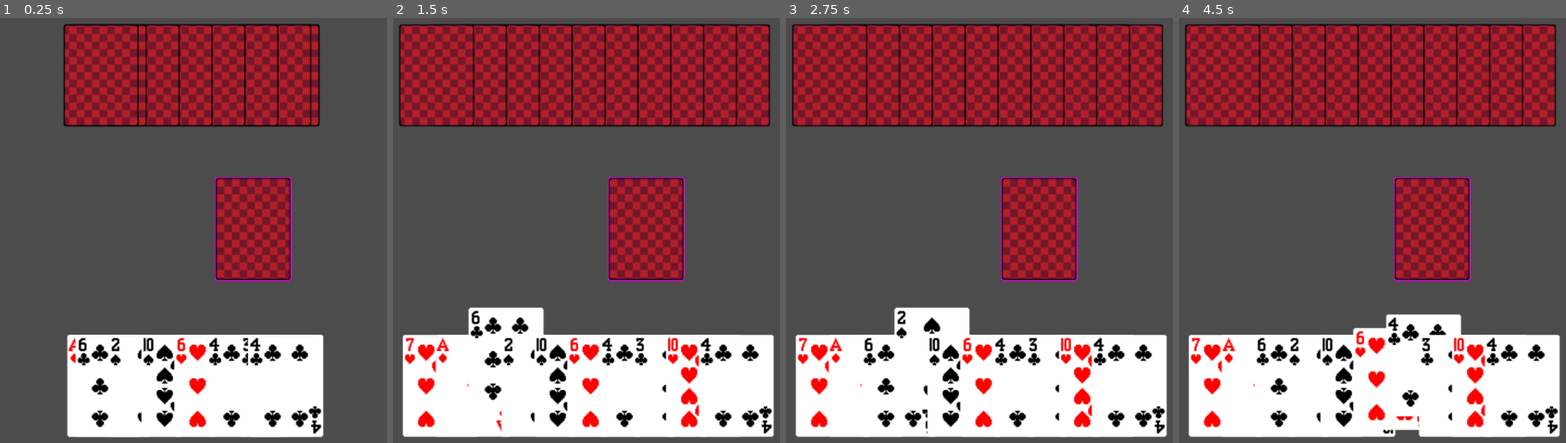
Above: before the commit, frames 1-4 (left to right).
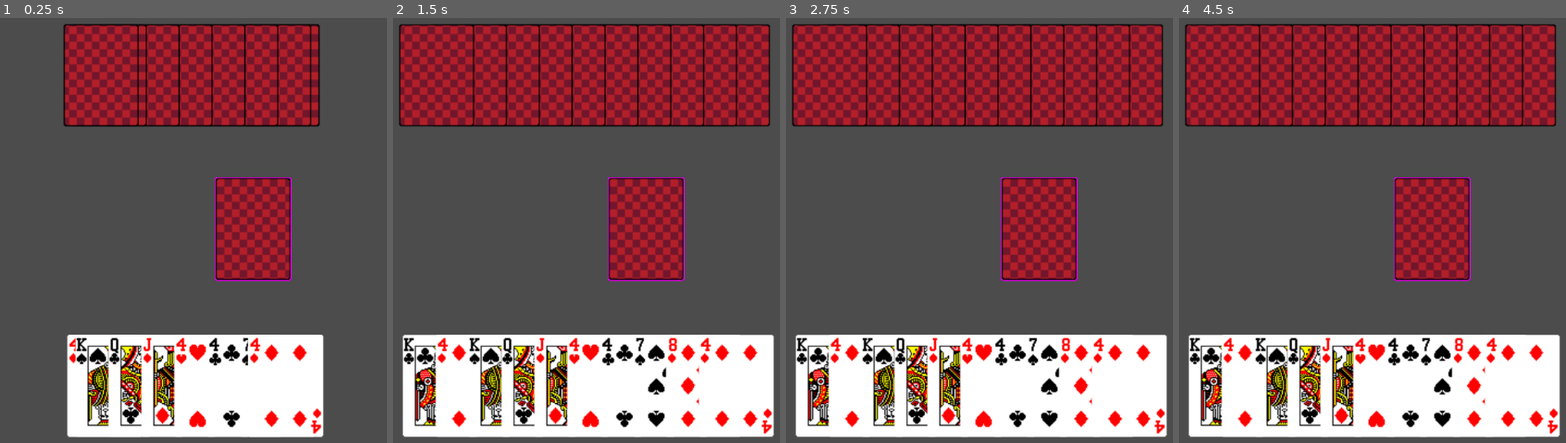
Above: after the commit, the same moments.

Repository: mhogar/CardGameEngine
Game: Godot game, scene res://core/Game.tscn
Two runs of this game, one before a commit and one after it. Both use one fixed random seed, a clock stepped at 60 frames per second and the inputs below.
Inputs (mouse positions are in pixels of both pictures, inside the frame that each line leads up to):
- Up to frame 1 (0.25 s): no input
- Up to frame 2 (1.5 s): move the mouse to (439, 387) at 0.52 s; click (439, 387) at 0.6 s; tap Enter at 1.25 s; move the mouse to (474, 387) at 1.27 s; click (474, 387) at 1.35 s
- Up to frame 3 (2.75 s): click (867, 387) at 2 s; move the mouse to (898, 387) at 2.02 s; click (898, 387) at 2.1 s
- Up to frame 4 (4.5 s): click (1291, 387) at 2.75 s; move the mouse to (1326, 387) at 2.77 s; click (1326, 387) at 2.85 s; click (1326, 387) at 3.5 s; move the mouse to (1357, 387) at 3.52 s; click (1357, 387) at 3.6 s; click (1357, 387) at 4.25 s; move the mouse to (1391, 387) at 4.27 s; click (1391, 387) at 4.35 s

The runs differ from the first frame. In frame 1, 4.3% of the frame differs, in the area x 17-84%, y 75-98%; in frame 2, 8.0%; in frame 3, 8.1%; in frame 4, 9.0%, in the area x 2-99%, y 69-99%.

Commit message:
Implement pipeline changes and create game builder

Diff:
--- a/core/Game.gd
+++ b/core/Game.gd
@@ -1,11 +1,10 @@
 extends Node
 
-onready var event_queue := $EventQueue
+onready var game_builder := $GameBuilder
 
 onready var player := $Controllers/Player
 onready var ai := $Controllers/AI
 
-onready var table := $Table
 onready var player_hand := $Table/PlayerHand
 onready var ai_hand := $Table/AIHand
 onready var play_pile := $Table/PlayPile
@@ -13,61 +12,21 @@
 
 
 func _ready():
-	create_deck(draw_pile, 30)
+	game_builder.create_deck(draw_pile, 30)
 
 	var num_cards := 10
-	create_deck(player_hand, num_cards)
-	create_deck(ai_hand, num_cards)
+	game_builder.create_deck(player_hand, num_cards)
+	game_builder.create_deck(ai_hand, num_cards)
 
 	for i in 5:
-		add_draw_card_event(player)
-		add_move_card_event(draw_pile, player_hand)
+		game_builder.draw_card(player, draw_pile)
+		game_builder.play_card(player, play_pile)
 
-		add_select_card_event(player)
-		add_move_card_event(player_hand, play_pile)
+		game_builder.draw_card(ai, draw_pile)
+		game_builder.play_card(ai, play_pile)
 
-		add_draw_card_event(ai)
-		add_move_card_event(draw_pile, ai_hand)
-
-		add_select_card_event(ai)
-		add_move_card_event(ai_hand, play_pile)
-
-	event_queue.connect("completed", self, "_on_event_completed", [], CONNECT_ONESHOT)
-	event_queue.execute([])
+	game_builder.start_queue()
 
 
-func create_deck(deck : Deck, num_cards : int):
-	for i in num_cards:
-		var card : Card = preload("res://core/card/Card.tscn").instance()
-		card.value = randi() % Card.NUM_VALUES
-		card.suit = randi() % Card.NUM_SUITS
-
-		deck.add_card(card)
-
-
-func add_select_card_event(controller : Controller):
-	var event : SelectCardEvent = preload("res://core/events/SelectCard.tscn").instance()
-	event.card_selector = controller.hand_card_selector
-
-	event_queue.add_event(event)
-
-
-func add_move_card_event(src : Deck, dest : Deck):
-	var event : MoveCardEvent = preload("res://core/events/MoveCard.tscn").instance()
-	event.table = table
-	event.source_deck = src
-	event.dest_deck = dest
-
-	event_queue.add_event(event)
-
-
-func add_draw_card_event(controller : Controller):
-	var event : SelectCardEvent = preload("res://core/events/SelectCard.tscn").instance()
-	event.card_selector = controller.pile_card_selector
-	event.card_selector.pile = draw_pile
-
-	event_queue.add_event(event)
-
-
-func _on_event_completed():
-	print("queue finished")
+func _on_GameBuilder_queue_finished():
+	print("game finished")
--- a/core/Game.tscn
+++ b/core/Game.tscn
@@ -3,14 +3,14 @@
 [ext_resource path="res://core/Hand.tscn" type="PackedScene" id=1]
 [ext_resource path="res://core/Game.gd" type="Script" id=2]
 [ext_resource path="res://core/Pile.tscn" type="PackedScene" id=3]
-[ext_resource path="res://core/events/EventQueue.tscn" type="PackedScene" id=4]
+[ext_resource path="res://core/GameBuilder.tscn" type="PackedScene" id=4]
 [ext_resource path="res://core/controllers/Player/Player.tscn" type="PackedScene" id=5]
 [ext_resource path="res://core/controllers/AI/AI.tscn" type="PackedScene" id=6]
 
 [node name="Game" type="Node"]
 script = ExtResource( 2 )
 
-[node name="EventQueue" parent="." instance=ExtResource( 4 )]
+[node name="GameBuilder" parent="." instance=ExtResource( 4 )]
 
 [node name="Controllers" type="Node" parent="."]
 
@@ -21,7 +21,6 @@
 hand_node_path = NodePath("../../Table/AIHand")
 
 [node name="Table" type="Node2D" parent="."]
-z_index = -4096
 
 [node name="PlayerHand" parent="Table" instance=ExtResource( 1 )]
 position = Vector2( 497.81, 511.779 )
@@ -35,3 +34,5 @@
 
 [node name="DrawPile" parent="Table" instance=ExtResource( 3 )]
 position = Vector2( 577.814, 294.622 )
+
+[connection signal="queue_finished" from="GameBuilder" to="." method="_on_GameBuilder_queue_finished"]
--- /dev/null
+++ b/core/GameBuilder.gd
@@ -0,0 +1,70 @@
+extends Node
+class_name EventQueueBuilder
+
+signal queue_finished
+
+onready var event_queue := $EventQueue
+
+
+#func create_deck(deck : Deck):
+#	for value in Card.NUM_VALUES:
+#		for suit in Card.NUM_SUITS:
+#			var card : Card = preload("res://core/card/Card.tscn").instance()
+#			card.value = value
+#			card.suit = suit
+#
+#			deck.add_card(card)
+
+
+func create_deck(deck : Deck, num_cards : int):
+	for i in num_cards:
+		var card : Card = preload("res://core/card/Card.tscn").instance()
+		card.value = randi() % Card.NUM_VALUES
+		card.suit = randi() % Card.NUM_SUITS
+
+		deck.add_card(card)
+
+
+func shuffle_deck():
+	pass
+
+
+func draw_card(controller : Controller, pile : Pile):
+	merge(select_card(), { "controller": controller, "source_deck": pile })
+	if controller is PlayerController:
+		merge(reveal_card())
+	map(move_card(), { "dest_deck": controller.hand })
+
+
+func play_card(controller : Controller, pile : Pile):
+	merge(select_card(), { "controller": controller, "source_deck": controller.hand })
+	merge(reveal_card())
+	map(move_card(), { "dest_deck": pile })
+
+
+func select_card() -> Node:
+	return preload("res://core/events/SelectCard.tscn").instance()
+
+
+func reveal_card() -> Node:
+	return preload("res://core/events/RevealCard.tscn").instance()
+
+
+func move_card() -> Node:
+	return preload("res://core/events/MoveCard.tscn").instance()
+
+
+func map(event : Event, inputs : Dictionary = {}):
+	event_queue.add_event(event, Event.EventType.MAP, inputs)
+
+
+func merge(event : Event, inputs : Dictionary = {}):
+	event_queue.add_event(event, Event.EventType.MERGE, inputs)
+
+
+func start_queue(inputs : Dictionary = {}):
+	event_queue.execute(inputs)
+
+
+func _on_EventQueue_completed(event, outputs):
+	emit_signal("queue_finished")
--- /dev/null
+++ b/core/GameBuilder.tscn
@@ -0,0 +1,11 @@
+[gd_scene load_steps=3 format=2]
+
+[ext_resource path="res://core/GameBuilder.gd" type="Script" id=1]
+[ext_resource path="res://core/events/EventQueue.tscn" type="PackedScene" id=2]
+
+[node name="GameBuilder" type="Node"]
+script = ExtResource( 1 )
+
+[node name="EventQueue" parent="." instance=ExtResource( 2 )]
+
+[connection signal="completed" from="EventQueue" to="." method="_on_EventQueue_completed"]
--- a/core/controllers/AI/HandCardSelector.gd
+++ b/core/controllers/AI/HandCardSelector.gd
@@ -6,5 +6,6 @@
 	return get_parent().rng
 
 
-func start_select():
-	emit_signal("select_card", get_rng().randi() % get_hand().num_cards())
+func start_select(deck : Deck):
+	.start_select(deck)
+	emit_signal("select_card", get_rng().randi() % hand.num_cards())
--- a/core/controllers/AI/PileCardSelector.gd
+++ b/core/controllers/AI/PileCardSelector.gd
@@ -2,5 +2,6 @@
 class_name AIPileCardSelector
 
 
-func start_select():
+func start_select(deck : Deck):
+	.start_select(deck)
 	emit_signal("select_card", pile.get_top_card_index())
--- a/core/controllers/CardSelector.gd
+++ b/core/controllers/CardSelector.gd
@@ -4,7 +4,7 @@
 signal select_card
 
 
-func start_select():
+func start_select(deck : Deck):
 	pass
 
 
--- a/core/controllers/HandCardSelector.gd
+++ b/core/controllers/HandCardSelector.gd
@@ -1,6 +1,8 @@
 extends CardSelector
 class_name HandCardSelector
 
+var hand : Hand
 
-func get_hand() -> Hand:
-	return get_parent().hand
+
+func start_select(deck : Deck):
+	hand = deck
--- a/core/controllers/PileCardSelector.gd
+++ b/core/controllers/PileCardSelector.gd
@@ -2,3 +2,7 @@
 class_name PileCardSelector
 
 var pile : Pile
+
+
+func start_select(deck : Deck):
+	pile = deck
--- a/core/controllers/Player/HandCardSelector.gd
+++ b/core/controllers/Player/HandCardSelector.gd
@@ -11,15 +11,17 @@
 		emit_signal("select_card", selected_card_index)
 
 
-func start_select():
+func start_select(deck : Deck):
+	.start_select(deck)
+
 	can_select = true
-	for card in get_hand().get_cards():
+	for card in hand.get_cards():
 		card.set_show_outline(true)
 
 
 func end_select():
 	can_select = false
-	for card in get_hand().get_cards():
+	for card in hand.get_cards():
 		card.set_show_outline(false)
 
 
@@ -28,10 +30,10 @@
 	selected_card_index = index
 
 	if index >= 0:
-		get_hand().get_card(index).play_hover_anim()
+		hand.get_card(index).play_hover_anim()
 
-	if old_index >= 0 && old_index < get_hand().num_cards():
-		get_hand().get_card(old_index).play_hover_anim(true)
+	if old_index >= 0 && old_index < hand.num_cards():
+		hand.get_card(old_index).play_hover_anim(true)
 
 
 func unselect_card(index : int):
@@ -46,7 +48,7 @@
 
 
 func _on_card_mouse_entered(card : Card):
-	var index := get_hand().get_card_index(card)
+	var index := hand.get_card_index(card)
 	hovered_card_indices.append(index)
 
 	if index > selected_card_index:
@@ -54,20 +56,21 @@
 
 
 func _on_card_mouse_exited(card : Card):
-	unselect_card(get_hand().get_card_index(card))
+	unselect_card(hand.get_card_index(card))
 
 
 # Deck Group
 func _on_deck_card_added(uid : int, card : Card):
-	if uid != get_hand().uid:
+	if hand == null || uid != hand.uid:
 		return
 
 	card.connect("card_mouse_entered", self, "_on_card_mouse_entered", [card])
 	card.connect("card_mouse_exited", self, "_on_card_mouse_exited", [card])
 
+
 # Deck Group
 func _on_deck_card_removed(uid : int, index : int, card : Card):
-	if uid != get_hand().uid:
+	if hand == null || uid != hand.uid:
 		return
 
 	card.disconnect("card_mouse_entered", self, "_on_card_mouse_entered")
--- a/core/controllers/Player/PileCardSelector.gd
+++ b/core/controllers/Player/PileCardSelector.gd
@@ -10,7 +10,9 @@
 		emit_signal("select_card", pile.get_top_card_index())
 
 
-func start_select():
+func start_select(deck : Deck):
+	.start_select(deck)
+
 	top_card = pile.get_top_card()
 	top_card.set_show_outline(true)
 
--- a/core/events/Event.gd
+++ b/core/events/Event.gd
@@ -1,4 +1,9 @@
 extends Node
 class_name Event
 
-signal completed(outputs)
+signal completed(event, outputs)
+
+enum EventType { MAP, MERGE}
+export(EventType) var type : int = EventType.MAP
+
+export(Dictionary) var static_args : Dictionary
--- a/core/events/EventQueue.gd
+++ b/core/events/EventQueue.gd
@@ -3,31 +3,48 @@
 
 onready var events_node := $Events
 
-var events := []
 var current_event_index : int
+var inputs := {}
 
 
-func add_event(event : Event):
-	events.append(event)
+func add_event(event : Event, type : int, args : Dictionary):
+	event.type = type
+	event.static_args = args
 	events_node.add_child(event)
 
 
-func execute(inputs : Array):
+func execute(init_inputs : Dictionary):
 	current_event_index = -1
-	execute_next(inputs)
+	execute_next(init_inputs)
 
 
-func execute_next(inputs : Array):
+func execute_next(next_inputs : Dictionary):
 	current_event_index += 1
 
-	if current_event_index >= events.size():
-		emit_signal("completed")
+	if current_event_index >= events_node.get_child_count():
+		emit_signal("completed", self, next_inputs)
 		return
 
-	var event : Event = events[current_event_index]
+	var event : Event = events_node.get_children()[current_event_index]
+	inputs = merge_inputs(next_inputs, event.static_args)
+
 	event.connect("completed", self, "_on_event_completed", [], CONNECT_ONESHOT)
 	event.execute(inputs)
 
 
-func _on_event_completed(outputs : Array):
-	execute_next(outputs)
+func merge_inputs(inputs1 : Dictionary, inputs2 : Dictionary):
+	for key in inputs2:
+		inputs1[key] = inputs2[key]
+
+	return inputs1
+
+
+func _on_event_completed(event : Event, outputs : Dictionary):
+	var next_inputs := {}
+
+	if event.type == EventType.MERGE:
+		next_inputs = merge_inputs(inputs, outputs)
+	else:
+		next_inputs = outputs
+
+	execute_next(next_inputs)
--- a/core/events/MoveCard.gd
+++ b/core/events/MoveCard.gd
@@ -4,27 +4,29 @@
 onready var select_card_event := $SubEvents/SelectCard
 onready var tween := $Tween
 
-var table : Node2D
-var source_deck : Deck
-var dest_deck : Deck
 
+func execute(inputs : Dictionary):
+	var source_deck : Deck = inputs["source_deck"]
+	var dest_deck : Deck = inputs["dest_deck"]
 
-func execute(inputs : Array):
-	var card := source_deck.remove_card(inputs[0])
-	table.get_parent().add_child(card)
+	var card := source_deck.remove_card(inputs["card_index"])
+	source_deck.get_parent().add_child(card)
 
-	card.position = table.transform.xform(source_deck.get_card_relative_position(card))
+	var relative_pos := source_deck.get_card_relative_position(card)
+
 	card.reset()
+	card.position = relative_pos
+	card.z_index = 1000
 
-	tween.interpolate_property(card, "position", card.position, table.transform.xform(dest_deck.position), 0.3, Tween.TRANS_LINEAR, Tween.EASE_IN_OUT)
+	tween.interpolate_property(card, "position", relative_pos, dest_deck.position, 0.3, Tween.TRANS_LINEAR, Tween.EASE_IN_OUT)
 	tween.connect("tween_all_completed", self, "_on_Tween_tween_all_completed", [dest_deck, card], CONNECT_ONESHOT)
 	tween.start()
 
 
 func _on_Tween_tween_all_completed(deck : Deck, card: Card):
-	table.get_parent().remove_child(card)
+	deck.get_parent().remove_child(card)
 
 	card.position = Vector2()
 	deck.add_card(card)
 
-	emit_signal("completed", [])
+	emit_signal("completed", self, {})
--- a/core/events/MoveCard.tscn
+++ b/core/events/MoveCard.tscn
@@ -6,4 +6,4 @@
 [node name="MoveCard" instance=ExtResource( 2 )]
 script = ExtResource( 1 )
 
-[node name="Tween" type="Tween" parent="." index="1"]
+[node name="Tween" type="Tween" parent="." index="0"]
--- /dev/null
+++ b/core/events/RevealCard.gd
@@ -0,0 +1,9 @@
+extends Event
+class_name RevealCardEvent
+
+
+func execute(inputs : Dictionary):
+	var deck : Deck = inputs["source_deck"]
+	deck.get_card(inputs["card_index"]).set_face_up(true)
+
+	emit_signal("completed", self, {})
--- /dev/null
+++ b/core/events/RevealCard.tscn
@@ -0,0 +1,7 @@
+[gd_scene load_steps=3 format=2]
+
+[ext_resource path="res://core/events/Event.tscn" type="PackedScene" id=1]
+[ext_resource path="res://core/events/RevealCard.gd" type="Script" id=2]
+
+[node name="RevealCard" instance=ExtResource( 1 )]
+script = ExtResource( 2 )
--- a/core/events/SelectCard.gd
+++ b/core/events/SelectCard.gd
@@ -4,11 +4,19 @@
 var card_selector : CardSelector
 
 
-func execute(inputs : Array):
+func execute(inputs : Dictionary):
+	var deck : Deck = inputs["source_deck"]
+	var controller : Controller = inputs["controller"]
+
+	if deck is Hand:
+		card_selector = controller.hand_card_selector
+	else:
+		card_selector = controller.pile_card_selector
+
 	card_selector.connect("select_card", self, "_on_select_card", [], CONNECT_ONESHOT)
-	card_selector.start_select()
+	card_selector.start_select(deck)
 
 
 func _on_select_card(index : int):
 	card_selector.end_select()
-	emit_signal("completed", [index])
+	emit_signal("completed", self, { "card_index": index })
--- a/project.godot
+++ b/project.godot
@@ -54,6 +54,11 @@
 "language": "GDScript",
 "path": "res://core/events/EventQueue.gd"
 }, {
+"base": "Node",
+"class": "EventQueueBuilder",
+"language": "GDScript",
+"path": "res://core/GameBuilder.gd"
+}, {
 "base": "Deck",
 "class": "Hand",
 "language": "GDScript",
@@ -95,6 +100,11 @@
 "path": "res://core/controllers/Player/PileCardSelector.gd"
 }, {
 "base": "Event",
+"class": "RevealCardEvent",
+"language": "GDScript",
+"path": "res://core/events/RevealCard.gd"
+}, {
+"base": "Event",
 "class": "SelectCardEvent",
 "language": "GDScript",
 "path": "res://core/events/SelectCard.gd"
@@ -109,6 +119,7 @@
 "Deck": "",
 "Event": "",
 "EventQueue": "",
+"EventQueueBuilder": "",
 "Hand": "",
 "HandCardSelector": "",
 "MoveCardEvent": "",
@@ -117,6 +128,7 @@
 "PlayerController": "",
 "PlayerHandCardSelector": "",
 "PlayerPileCardSelector": "",
+"RevealCardEvent": "",
 "SelectCardEvent": ""
 }
 
